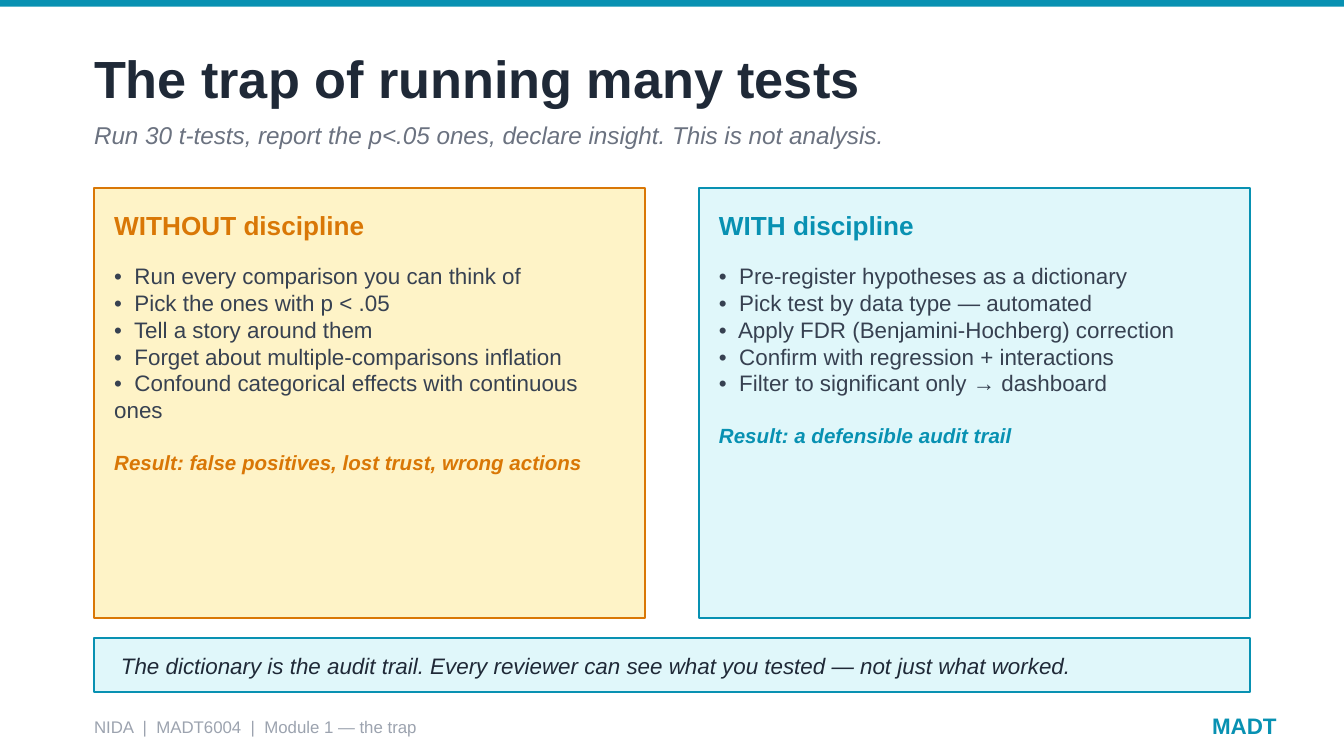
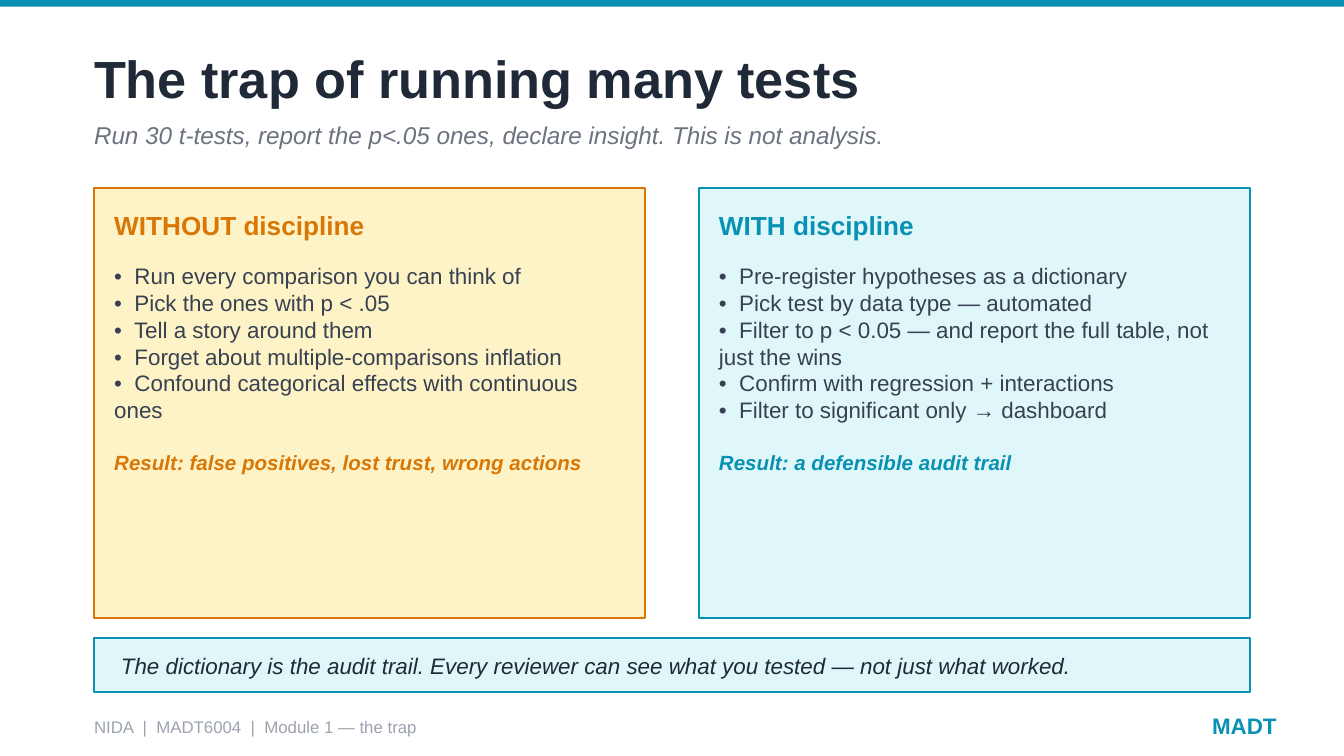
Before and after one commit to thanachart/MADT6004, a slide deck: slide 6 of Integrated Data Analytics Exercise/slides/MADT6004_Wrap_Up_Session.pptx. Drawn at 1344x756 pixels with LibreOffice and Linux fonts; fonts in the diff are those of the drawing. Boxes give left, top, right and bottom in pixels: in the first picture for what was removed or moved away, otherwise in the second. Text is boxed around its words. In the diff, an @@ line names an element or a change of style, - is before the commit and + after.

```diff
--- a/Integrated Data Analytics Exercise/slides/MADT6004_Wrap_Up_Session.pptx
+++ b/Integrated Data Analytics Exercise/slides/MADT6004_Wrap_Up_Session.pptx
@@ text at (x1=719, y1=268, x2=1208, y2=471): text changed @@
-• Pre-register hypotheses as a dictionary
-• Pick test by data type — automated
-• Apply FDR (Benjamini-Hochberg) correction
-• Confirm with regression + interactions
-• Filter to significant only → dashboard
-Result: a defensible audit trail
+• Pre-register hypotheses as a dictionary
+• Pick test by data type — automated
+• Filter to p < 0.05 — and report the full table, not just the wins
+• Confirm with regression + interactions
+• Filter to significant only → dashboard
+Result: a defensible audit trail
```
Also in this commit, not shown: 2 other slides changed, 1 other file.
